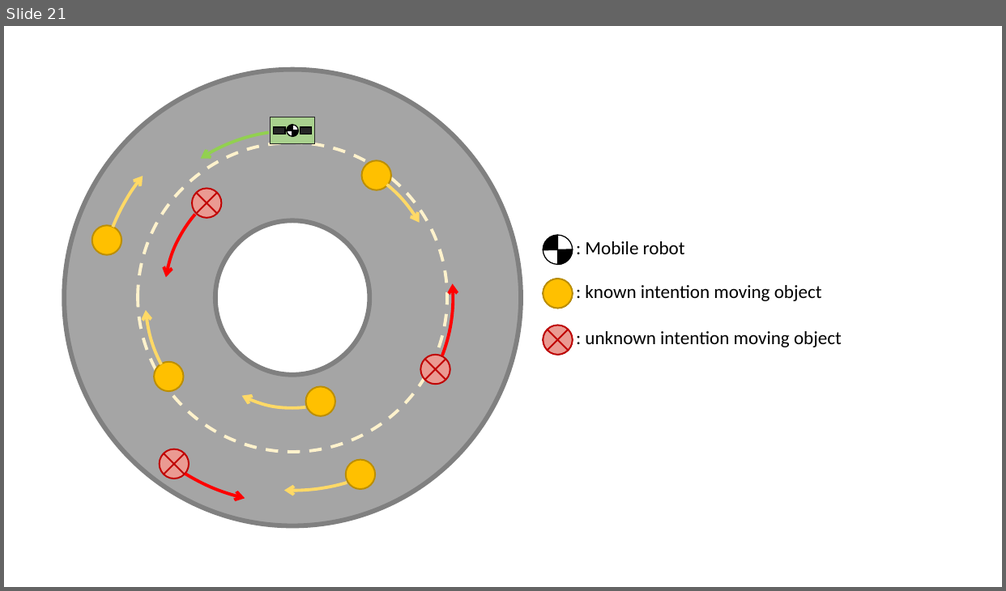
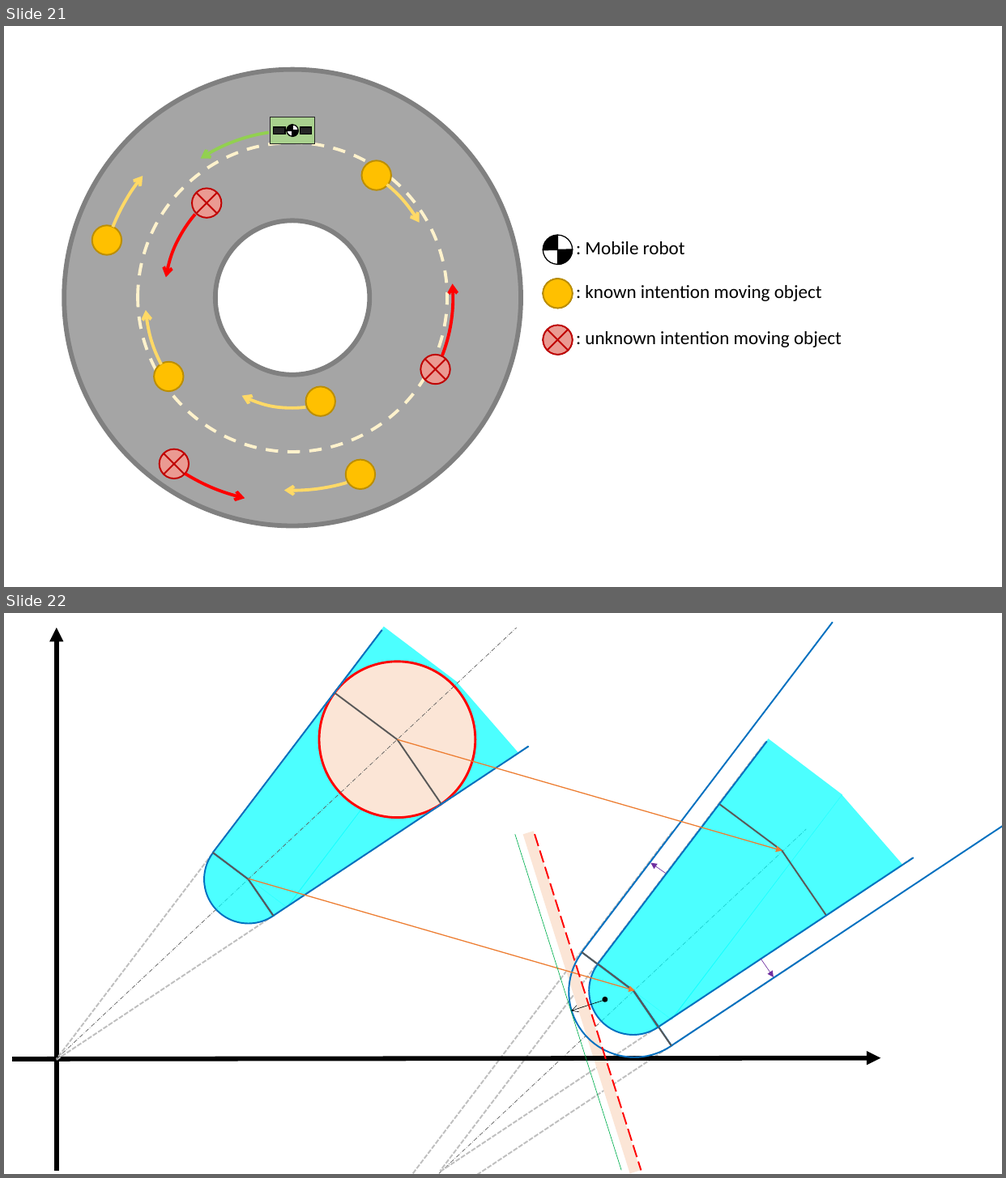
Before and after one commit to Yi-An-Wang/institute_information, a slide deck: path_planing/VO_code_try/robot_properties3.pptx. Shown one above the other, each under a label of ours: slide 21 before the commit, slides 21 and 22 after it. The pictures are 1006x591 and 1006x1178 pixels, drawn with LibreOffice and Linux fonts; fonts in the diff are those of the drawing. Boxes give left, top, right and bottom in pixels: in the first picture for what was removed or moved away, otherwise in the second. Text is boxed around its words. In the diff, an @@ line names an element or a change of style, - is before the commit and + after.

```diff
--- a/path_planing/VO_code_try/robot_properties3.pptx
+++ b/path_planing/VO_code_try/robot_properties3.pptx
@@ slide 22 added at (4, 613, 1002, 1174), background #FFFFFF @@
@@ arrow added from (57, 1171) to (57, 628), #000000 4.5 pt @@
@@ line added from (382, 630) to (57, 1059), #BFBFBF 1.5 pt dashed @@
@@ line added from (57, 1059) to (517, 628), #595959 0.5 pt dashed @@
@@ rectangle added at (213, 627, 458, 908), fill #00FFFF at 70% opacity @@
@@ triangle added at (250, 683, 519, 933), fill #00FFFF at 70% opacity @@
@@ ellipse added at (319, 662, 475, 818), fill #FBE5D6, outline #FF0000 2.25 pt @@
@@ line added from (57, 1060) to (529, 747), #BFBFBF 1.5 pt dashed @@
@@ arrow added from (397, 739) to (782, 851), #ED7D31 1 pt @@
@@ line added from (766, 742) to (441, 1171), #BFBFBF 1.5 pt dashed @@
@@ rectangle added at (598, 739, 843, 1020), fill #00FFFF at 70% opacity @@
@@ triangle added at (635, 794, 904, 1045), fill #00FFFF at 70% opacity @@
@@ line added from (346, 1174) to (807, 829), #595959 0.5 pt dashed @@
@@ line added from (672, 832) to (347, 1174), #BFBFBF 1.5 pt dashed @@
@@ line added from (515, 835) to (621, 1171), #00B050 0.5 pt @@
@@ rectangle added at (523, 832, 641, 1174), fill #FBE5D6 @@
@@ line added from (535, 835) to (641, 1171), #FF0000 1.5 pt dashed @@
@@ triangle added at (239, 879, 287, 921), fill #00FFFF at 70% opacity @@
@@ group added at (204, 630, 529, 924): 6 lines, 1 pie slice (boxed as its full ellipse) @@
@@ arrow added from (248, 879) to (635, 991), #ED7D31 1 pt @@
@@ line added from (441, 1172) to (913, 858), #BFBFBF 1.5 pt dashed @@
@@ arrow added from (666, 874) to (651, 863), #7030A0 0.5 pt @@
@@ line added from (347, 1174) to (819, 948), #BFBFBF 1.5 pt dashed @@
@@ arrow added from (761, 959) to (774, 977), #7030A0 0.5 pt @@
@@ arrow added from (606, 1000) to (572, 1012), #000000 0.5 pt @@
@@ ellipse added at (603, 998, 607, 1003), fill #000000, outline #000000 1 pt @@
@@ triangle added at (624, 991, 671, 1033), fill #00FFFF at 70% opacity @@
@@ group added at (590, 741, 914, 1035): 6 lines, 1 pie slice (boxed as its full ellipse) @@
@@ group added at (569, 622, 1002, 1058): 4 lines, 1 pie slice (boxed as its full ellipse) @@
@@ arrow added from (12, 1059) to (880, 1059), #000000 4.5 pt @@
```
Also in this commit, not shown: 2 other slides added, 1 slide removed, 1 other file.
